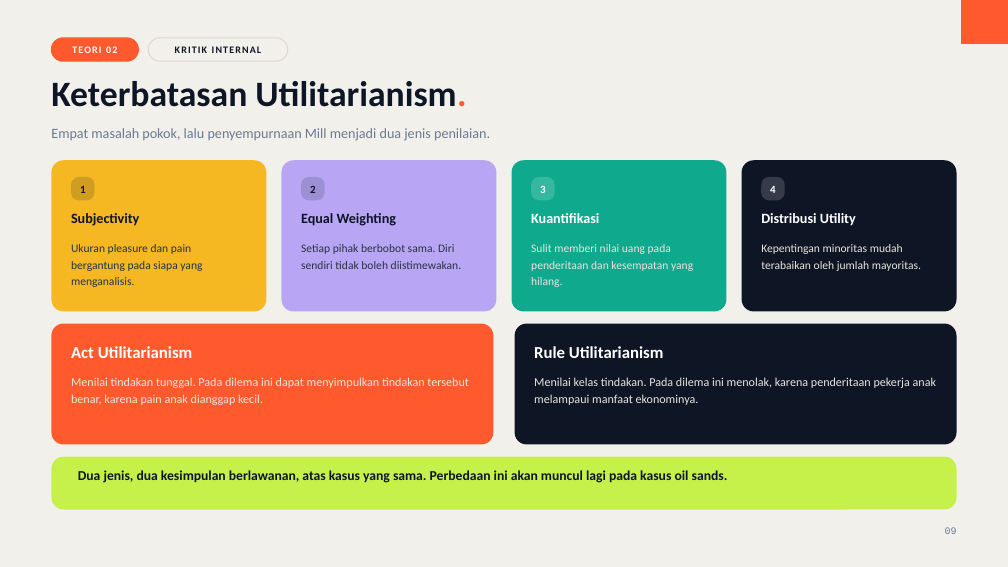
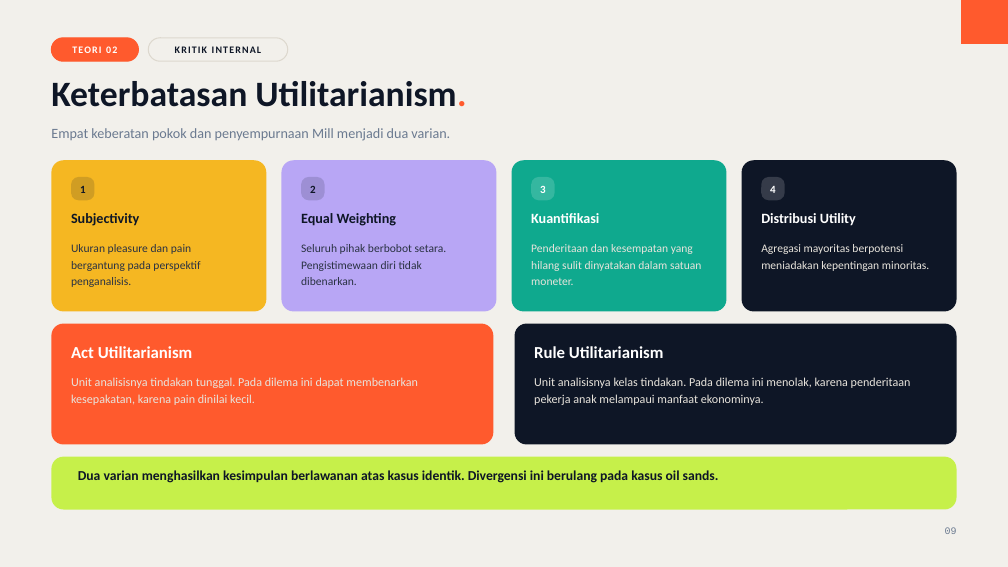
Before and after one commit to aslihabnuri/Dom-Manipulation, a slide deck: slide 9 of business-ethics/chapter-3/decks/Deck-1-Evaluating-Business-Ethics.pptx. Drawn at 1008x567 pixels with LibreOffice and Linux fonts; fonts in the diff are those of the drawing. Boxes give left, top, right and bottom in pixels: in the first picture for what was removed or moved away, otherwise in the second. Text is boxed around its words. In the diff, an @@ line names an element or a change of style, - is before the commit and + after.

```diff
--- a/business-ethics/chapter-3/decks/Deck-1-Evaluating-Business-Ethics.pptx
+++ b/business-ethics/chapter-3/decks/Deck-1-Evaluating-Business-Ethics.pptx
@@ text at box(51, 128, 450, 141): text changed @@
-Empat masalah pokok, lalu penyempurnaan Mill menjadi dua jenis penilaian.
+Empat keberatan pokok dan penyempurnaan Mill menjadi dua varian.
@@ text at box(71, 244, 200, 287): text changed @@
-Ukuran pleasure dan pain bergantung pada siapa yang menganalisis.
+Ukuran pleasure dan pain bergantung pada perspektif penganalisis.
@@ text at box(301, 244, 447, 285): text changed @@
-Setiap pihak berbobot sama. Diri sendiri tidak boleh diistimewakan.
+Seluruh pihak berbobot setara. Pengistimewaan diri tidak dibenarkan.
@@ text at box(531, 244, 702, 285): text changed @@
-Sulit memberi nilai uang pada penderitaan dan kesempatan yang hilang.
+Penderitaan dan kesempatan yang hilang sulit dinyatakan dalam satuan moneter.
@@ text at box(761, 244, 929, 271): text changed @@
-Kepentingan minoritas mudah terabaikan oleh jumlah mayoritas.
+Agregasi mayoritas berpotensi meniadakan kepentingan minoritas.
@@ text at box(71, 377, 418, 405): text changed @@
-Menilai tindakan tunggal. Pada dilema ini dapat menyimpulkan tindakan tersebut benar, karena pain anak dianggap kecil.
+Unit analisisnya tindakan tunggal. Pada dilema ini dapat membenarkan kesepakatan, karena pain dinilai kecil.
@@ text at box(534, 377, 911, 405): text changed @@
-Menilai kelas tindakan. Pada dilema ini menolak, karena penderitaan pekerja anak melampaui manfaat ekonominya.
+Unit analisisnya kelas tindakan. Pada dilema ini menolak, karena penderitaan pekerja anak melampaui manfaat ekonominya.
@@ text at box(78, 470, 719, 483): text changed @@
-Dua jenis, dua kesimpulan berlawanan, atas kasus yang sama. Perbedaan ini akan muncul lagi pada kasus oil sands.
+Dua varian menghasilkan kesimpulan berlawanan atas kasus identik. Divergensi ini berulang pada kasus oil sands.
```
Also in this commit, not shown: 20 other slides changed, 5 other files.
